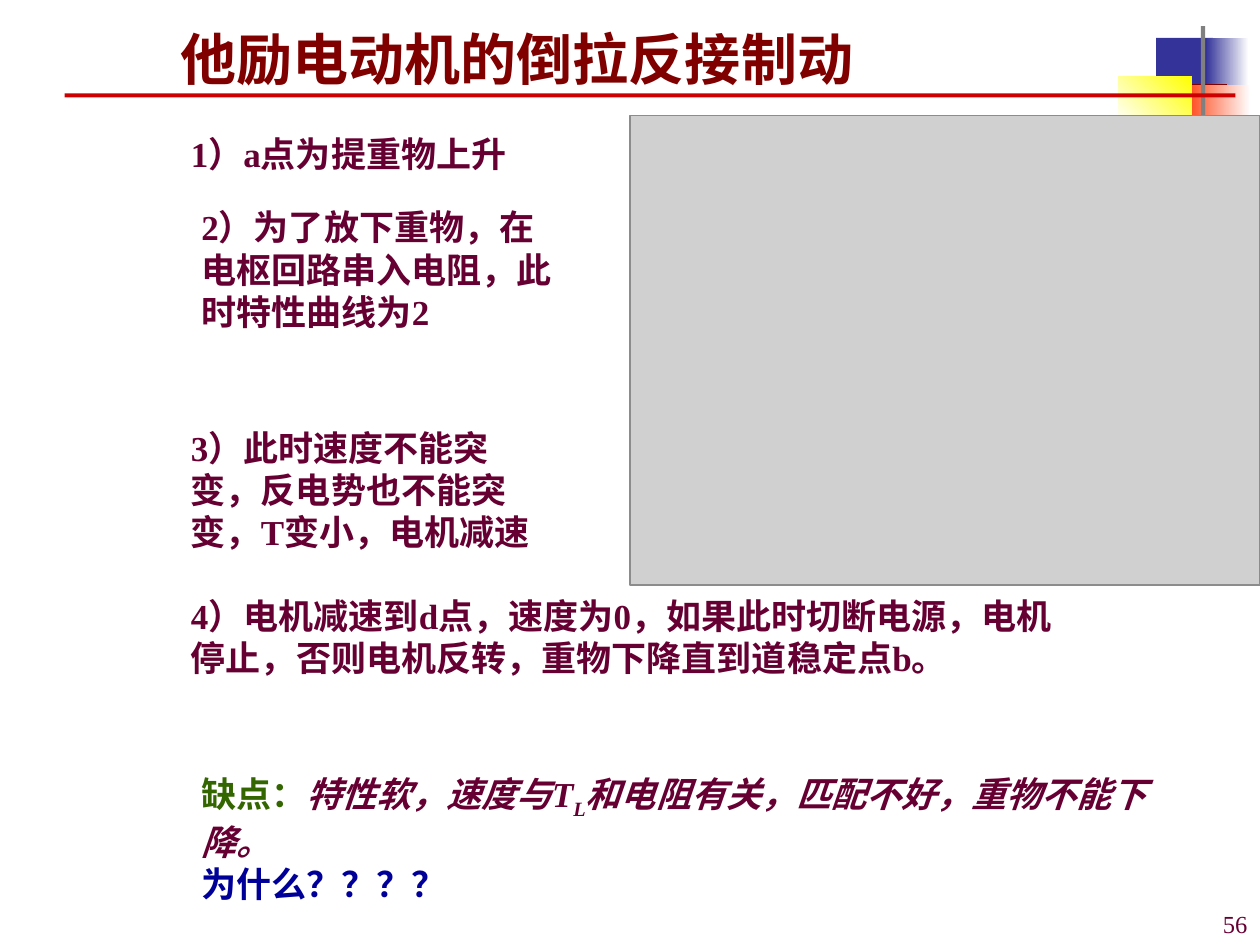
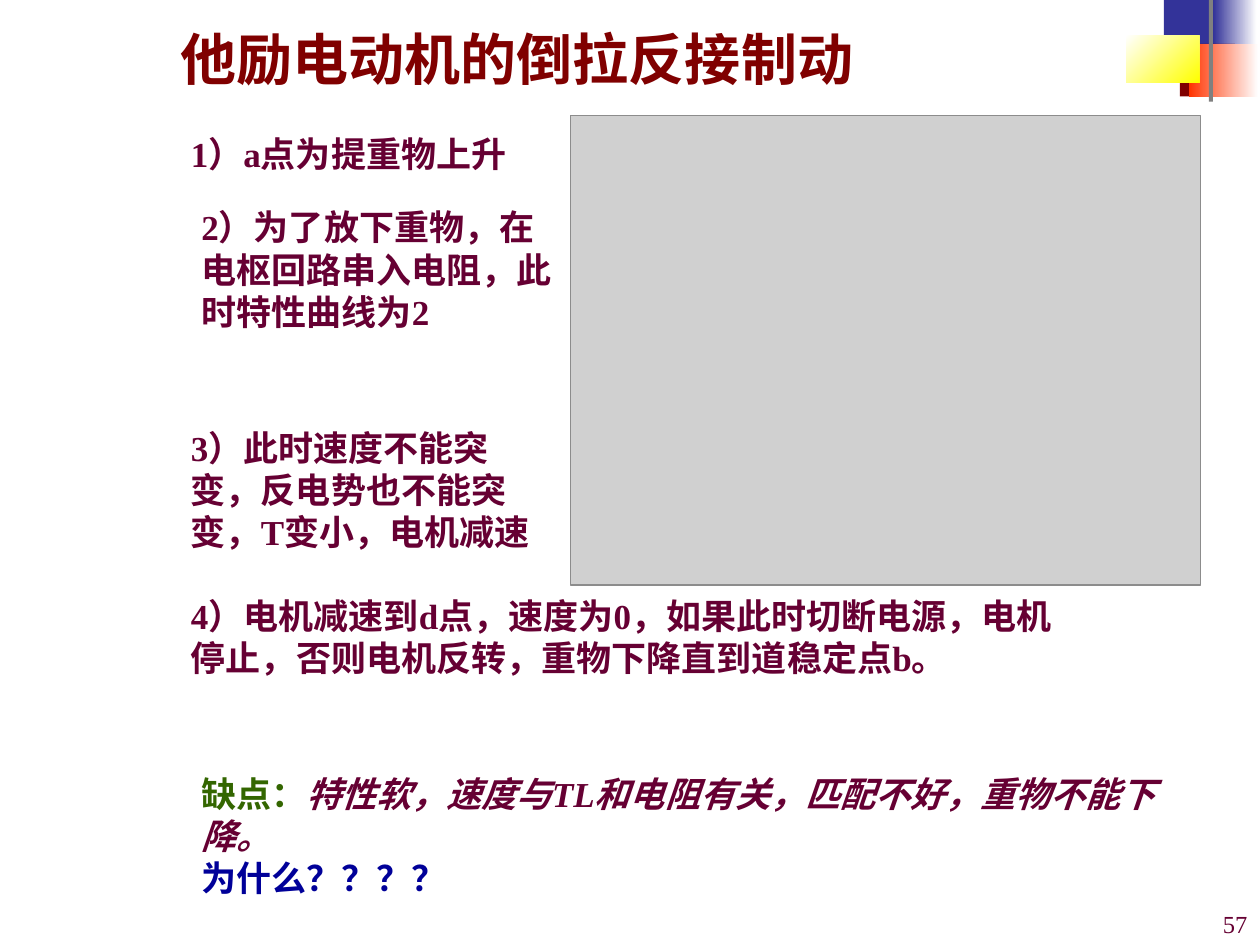
Before and after one commit to origin2007/mechatronic_transmission_control, a slide deck: slide 57 of 课件/机电传动控制3-直流电机.ppt (slide 56 before the commit). Drawn at 1260x945 pixels with LibreOffice and Linux fonts; fonts in the diff are those of the drawing; grey boxes stand for pictures; background and template pictures are left out. Boxes give left, top, right and bottom in pixels: in the first picture for what was removed or moved away, otherwise in the second. Text is boxed around its words. In the diff, an @@ line names an element or a change of style, - is before the commit and + after.

```diff
--- a/课件/机电传动控制3-直流电机.ppt
+++ b/课件/机电传动控制3-直流电机.ppt
@@ title "他励电动机的倒拉反接制动" at bbox=[180, 31, 853, 86]: font Times New Roman to Arial @@
@@ 5 rectangles: place and size @@
-5 rectangles at bbox=[1119, 26, 1249, 142]
+5 rectangles at bbox=[1126, 0, 1256, 102]
@@ rectangle at bbox=[1213, 0, 1256, 49]: fill gradient #FFFFFF to #333399 to gradient #333399 to #FFFFFF @@
@@ rectangle: place and size @@
-rectangle at bbox=[1181, 84, 1250, 136]
+rectangle at bbox=[1189, 44, 1259, 96]
@@ line removed from (64, 96) to (1235, 96) @@
@@ picture: place and size @@
-picture at bbox=[630, 116, 1260, 586]
+picture at bbox=[571, 115, 1201, 585]
@@ text at bbox=[201, 777, 1156, 852]: now on the baseline in "缺点：特性软，速度与TL和电阻有关，匹配不好，重物不能下降。" @@
@@ page number at bbox=[1223, 917, 1248, 934]: text changed @@
-56
+57
```
Also in this commit, not shown: 61 other slides changed, 1 slide added.
